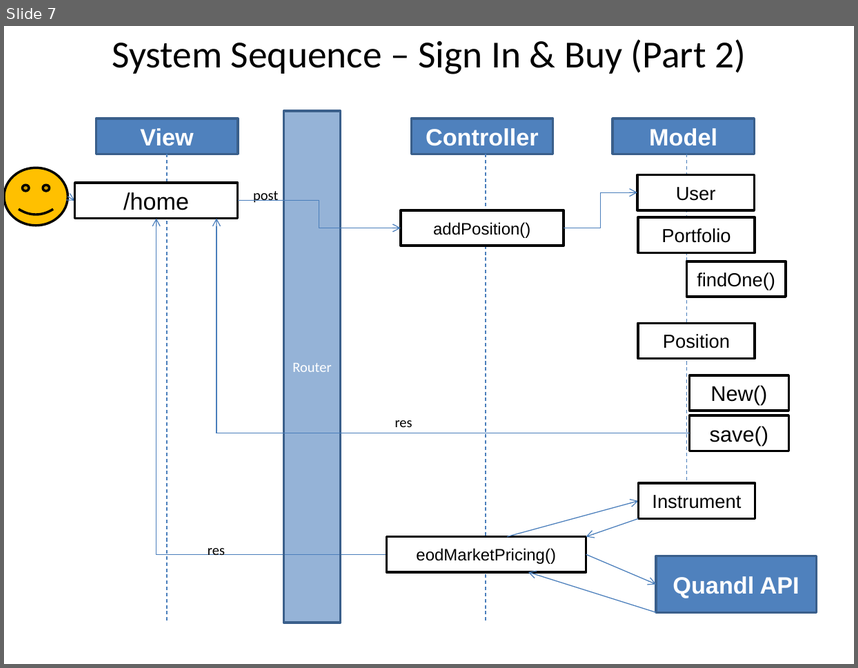
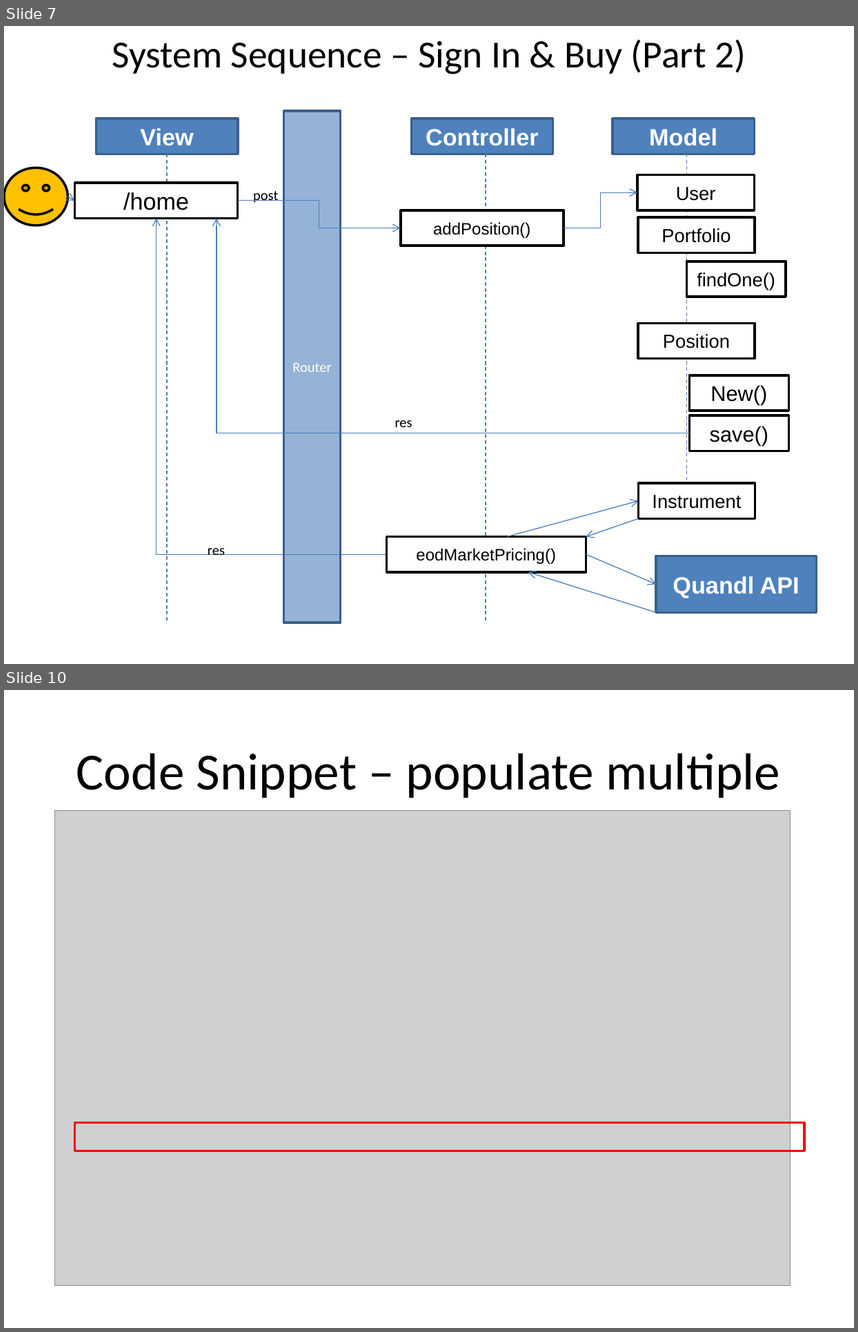
Before and after one commit to wdi-sg/project-2, a slide deck: documentation/Project2.pptx. Shown one above the other, each under a label of ours: slide 7 before the commit, slides 7 and 10 after it; the slides between them are not shown. The pictures are 858x668 and 858x1332 pixels, drawn with LibreOffice and Linux fonts; fonts in the diff are those of the drawing; grey boxes stand for pictures. Boxes give left, top, right and bottom in pixels: in the first picture for what was removed or moved away, otherwise in the second. Text is boxed around its words. In the diff, an @@ line names an element or a change of style, - is before the commit and + after.

```diff
--- a/documentation/Project2.pptx
+++ b/documentation/Project2.pptx
@@ slide 10 added at [4, 690, 854, 1328], background #FFFFFF @@
@@ title added at [76, 753, 780, 798], 44 pt, text #000000 @@
+Code Snippet – populate multiple
@@ picture added at [54, 811, 791, 1285] @@
@@ rectangle added at [74, 1122, 804, 1150], outline #FF0000 2 pt @@
```
Also in this commit, not shown: 2 other slides added, 1 other file.
